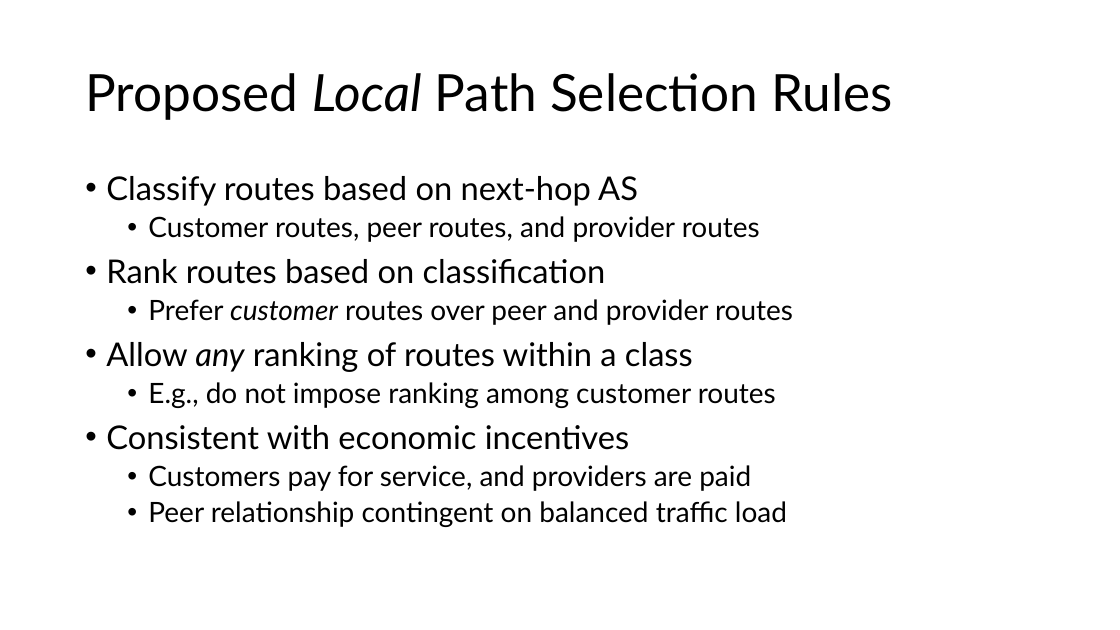
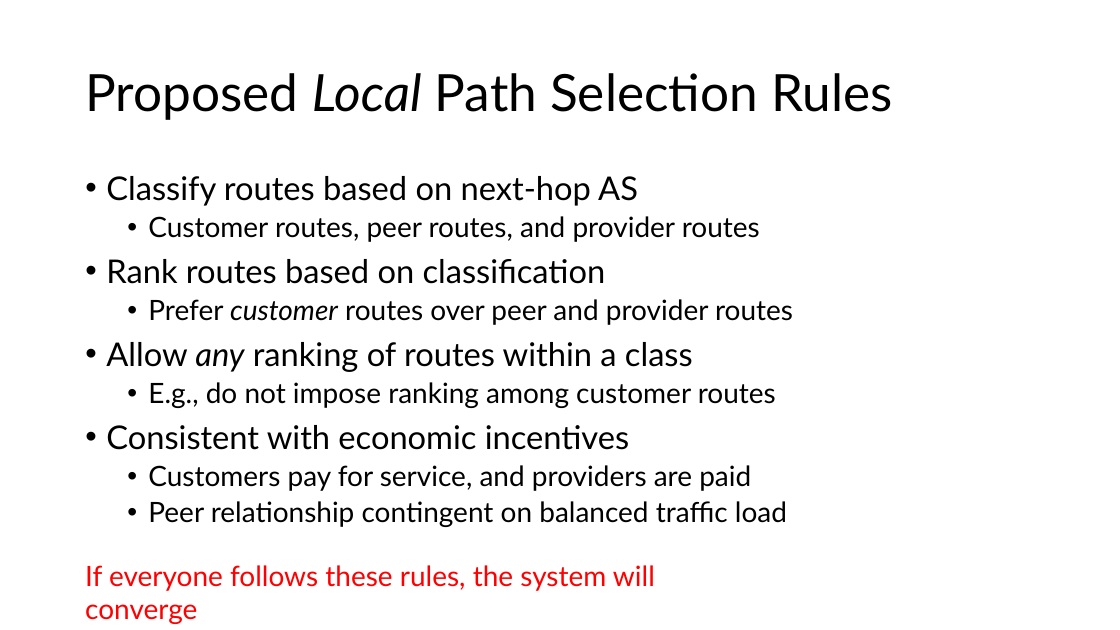
Before and after one commit to venkatarun95/mit_page, a slide deck: slide 16 of f25/assets/slides/lec7-bgp-advanced.pptx (slide 12 before the commit). Drawn at 1120x630 pixels with LibreOffice and Linux fonts; fonts in the diff are those of the drawing. Boxes give left, top, right and bottom in pixels: in the first picture for what was removed or moved away, otherwise in the second. Text is boxed around its words. In the diff, an @@ line names an element or a change of style, - is before the commit and + after.

```diff
--- a/f25/assets/slides/lec7-bgp-advanced.pptx
+++ b/f25/assets/slides/lec7-bgp-advanced.pptx
@@ text added at (85,565,655,624), 24 pt, text #FF0000 @@
+If everyone follows these rules, the system will converge
```
Also in this commit, not shown: 3 other slides changed, 4 slides added.
